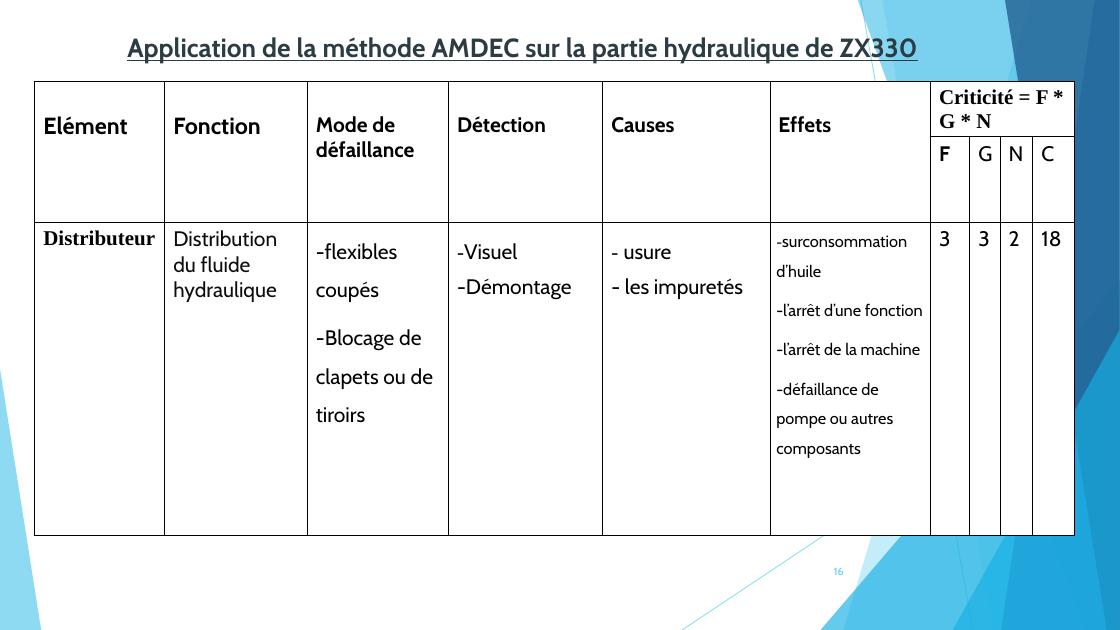
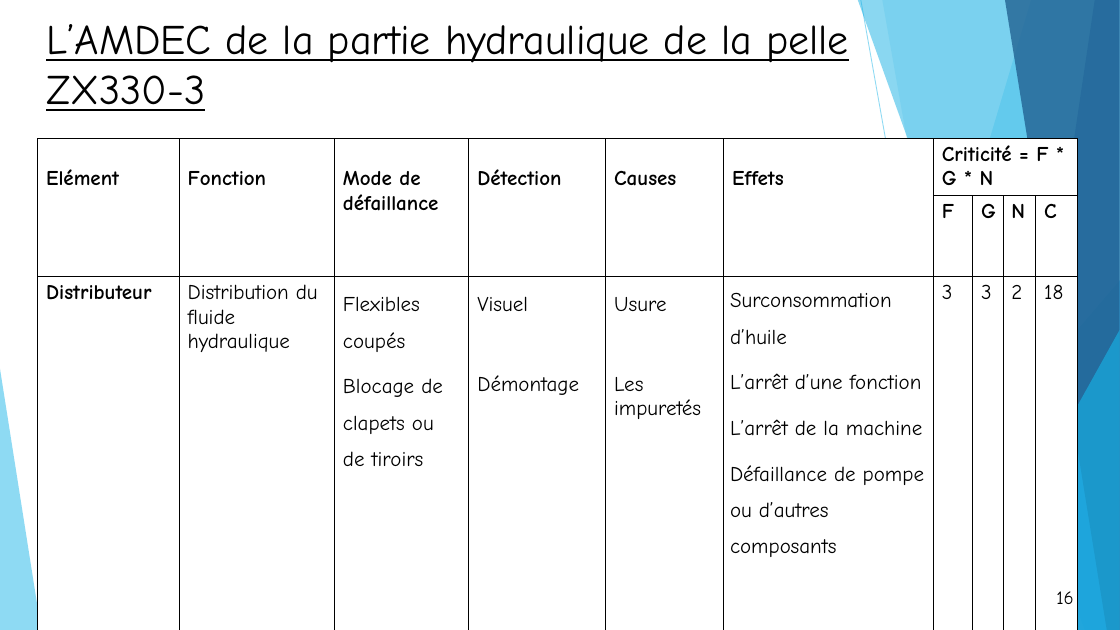
Before and after one commit to OussamaTeyib/PFE_2024, a slide deck: slide 16 of Présentation.pptx. Drawn at 1120x630 pixels with LibreOffice and Linux fonts; fonts in the diff are those of the drawing. Boxes give left, top, right and bottom in pixels: in the first picture for what was removed or moved away, otherwise in the second. Text is boxed around its words. In the diff, an @@ line names an element or a change of style, - is before the commit and + after.

```diff
--- a/Présentation.pptx
+++ b/Présentation.pptx
@@ title at [46, 24, 849, 111]: text changed; size 22.5 to 36 pt; font Cabin to Comic Neue; text colour #2C3C43 to #000000; bold off @@
-    Application de la méthode AMDEC sur la partie hydraulique de ZX330
+L’AMDEC de la partie hydraulique de la pelle ZX330-3
@@ table at [38, 139, 1079, 609] @@
-row 3: Distributeur | Distribution du fluide hydraulique | -flexibles coupés / -Blocage de clapets ou de tiroirs | -Visuel / -Démontage | - usure / - les impuretés | -surconsommation d’huile / -l’arrêt d’une fonction / -l’arrêt de la machine / -défaillance de pompe ou autres composants | 3 | 3 | 2 | 18
+row 3: Distributeur | Distribution du fluide hydraulique | Flexibles coupés / Blocage de clapets ou de tiroirs | Visuel / Démontage | Usure / Les impuretés | Surconsommation d’huile / L’arrêt d’une fonction / L’arrêt de la machine / Défaillance de pompe ou d’autres composants | 3 | 3 | 2 | 18
@@ size 20 to 18 pt in "Elément", "Fonction" @@
@@ font Cabin to Comic Neue in "Elément", "Fonction", "Mode de défaillance", "Détection" and 11 more places @@
@@ font Times New Roman to Comic Neue in "Criticité = F * G * N", "Distributeur" @@
@@ bold on in "G", "N", "C" @@
@@ text colour #0D0D0D to #000000 in "Distribution du fluide hydraulique" @@
@@ table: place and size @@
-table at [35, 82, 1076, 487]
+table at [38, 139, 1079, 609]
@@ page number: place and size @@
-page number at [834, 568, 844, 575]
+page number at [1032, 581, 1098, 614]
@@ page number at [1032, 581, 1098, 614]: size 9 to 16 pt, font Cabin to Comic Neue, text colour #5FCBEF to #000000; alignment right to centre; fill none to #FFFFFF; outline none to #000000 1.5 pt @@
```
Also in this commit, not shown: 22 other slides changed, 1 slide added, 1 slide removed, 5 other files.
